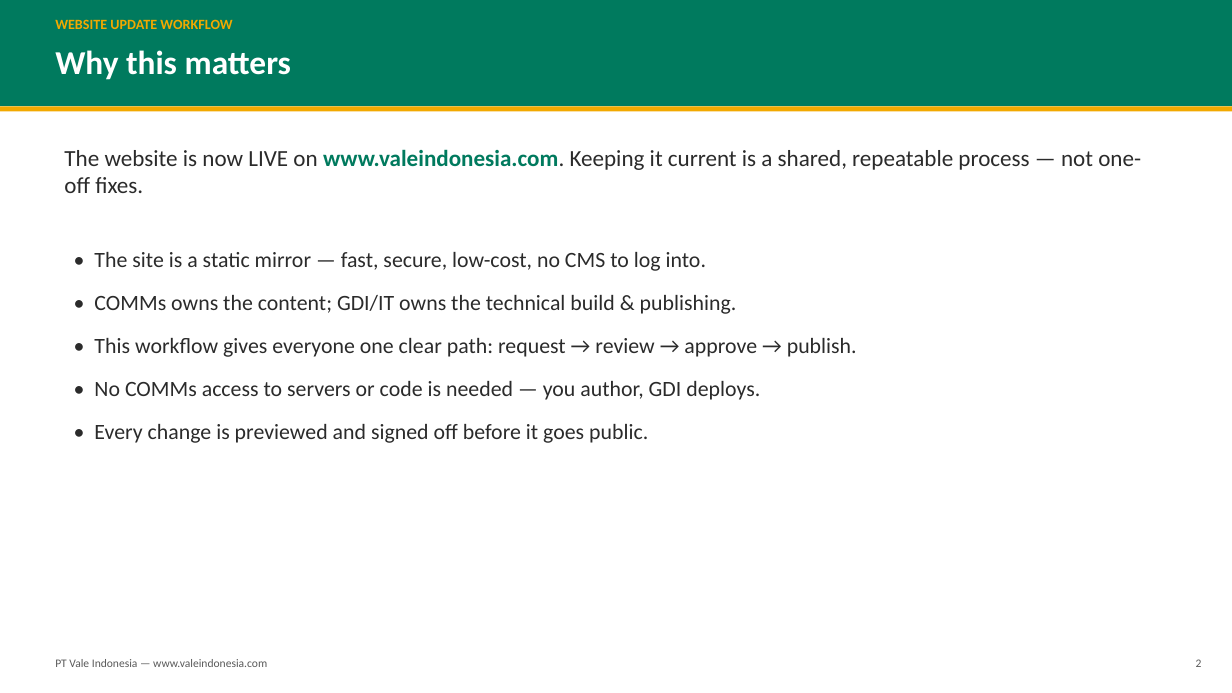
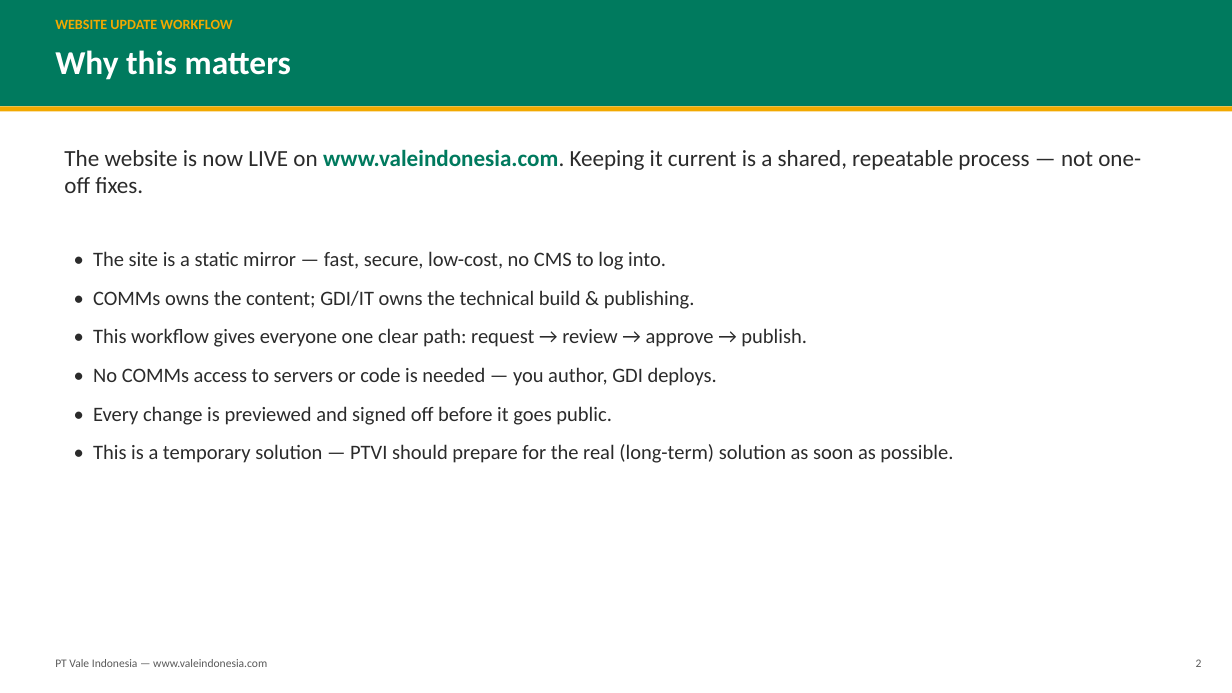
Before and after one commit to feiry/vale-website-static, a slide deck: slide 2 of docs/COMMs-Website-Update-Workflow.pptx. Drawn at 1232x693 pixels with LibreOffice and Linux fonts; fonts in the diff are those of the drawing. Boxes give left, top, right and bottom in pixels: in the first picture for what was removed or moved away, otherwise in the second. Text is boxed around its words. In the diff, an @@ line names an element or a change of style, - is before the commit and + after.

```diff
--- a/docs/COMMs-Website-Update-Workflow.pptx
+++ b/docs/COMMs-Website-Update-Workflow.pptx
@@ text at (93,251,807,425): size 17 to 16 pt in "• The site is a static mirror ...", "• COMMs owns the content; GDI/IT owns ...", "• This workflow gives everyone one clear ...", "• No COMMs access to servers or ..." and 1 more places; less space between paragraphs @@
@@ text at (93,444,953,463): paragraph added @@
+• This is a temporary solution — PTVI should prepare for the real (long-term) solution as soon as possible.
```
Also in this commit, not shown: 1 other slide changed, 1 other file.
